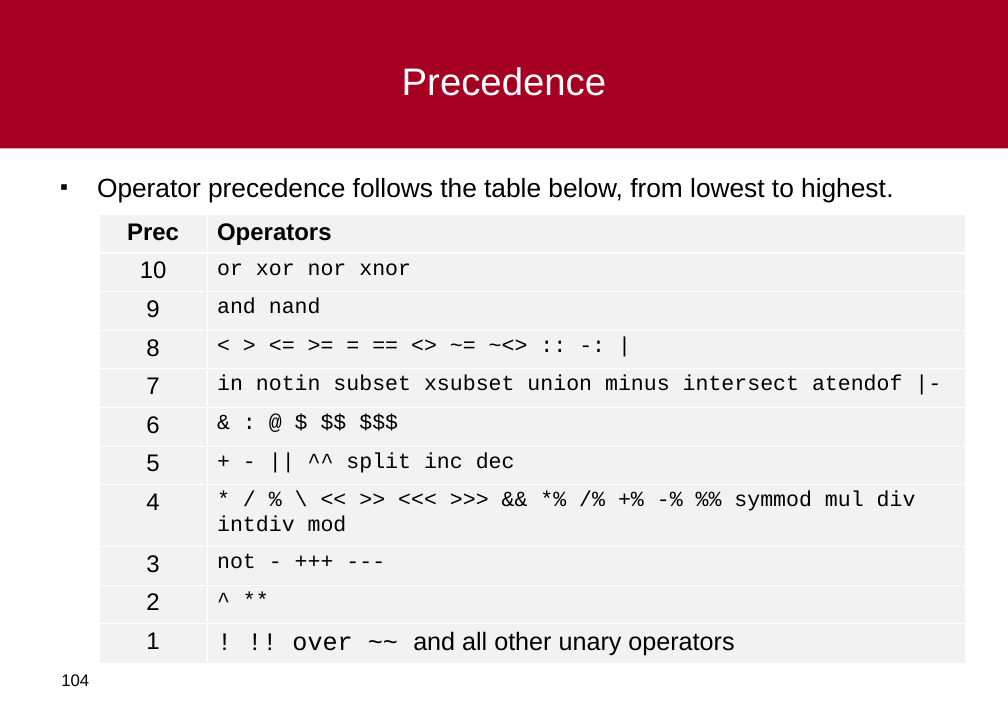
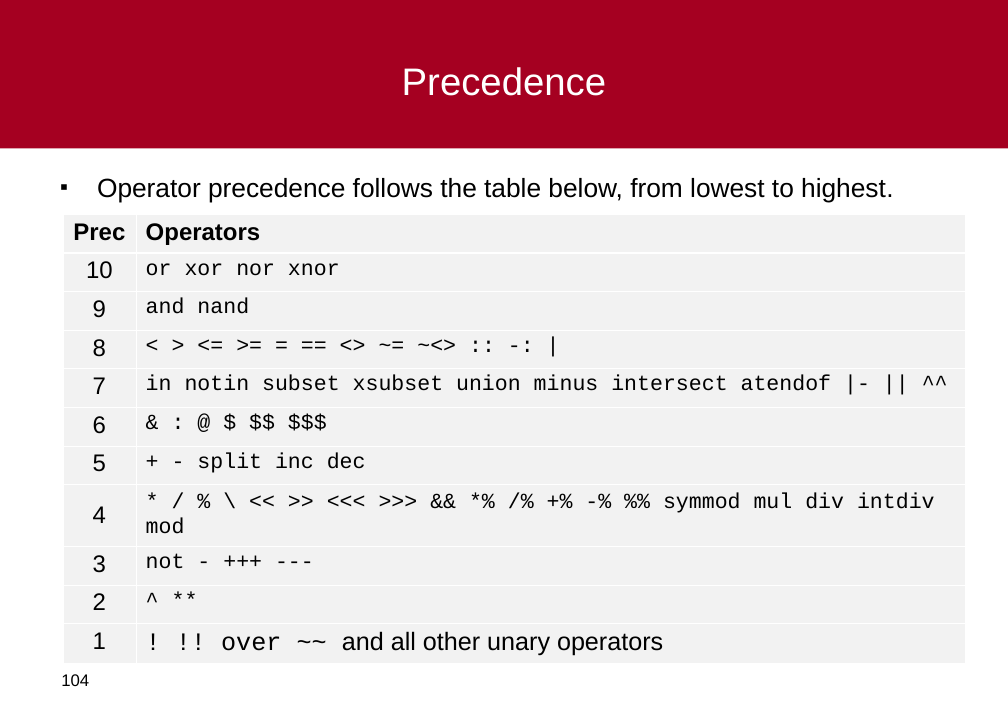
Before and after one commit to al-agena/Agena, a slide deck: slide 104 of doc/agena-crashcourse.ppt. Drawn at 1008x713 pixels with LibreOffice and Linux fonts; fonts in the diff are those of the drawing; background and template pictures are left out. Boxes give left, top, right and bottom in pixels: in the first picture for what was removed or moved away, otherwise in the second. Text is boxed around its words. In the diff, an @@ line names an element or a change of style, - is before the commit and + after.

```diff
--- a/doc/agena-crashcourse.ppt
+++ b/doc/agena-crashcourse.ppt
@@ table at bbox=[63, 214, 966, 661] @@
-row 5, column 2: in notin subset xsubset union minus intersect atendof |-
+row 5, column 2: in notin subset xsubset union minus intersect atendof |- || ^^
-row 7, column 2: + - || ^^ split inc dec
+row 7, column 2: + - split inc dec
@@ table: place and size @@
-table at bbox=[99, 214, 966, 661]
+table at bbox=[63, 214, 966, 661]
```
Also in this commit, not shown: 6 other files.
